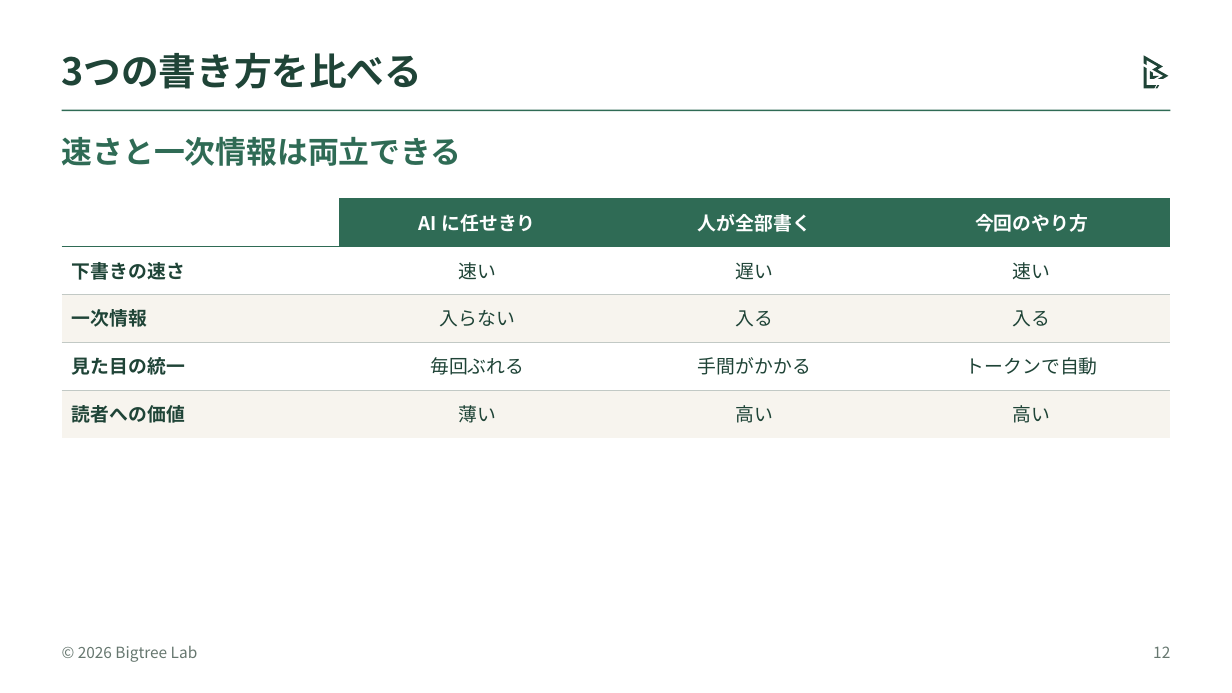
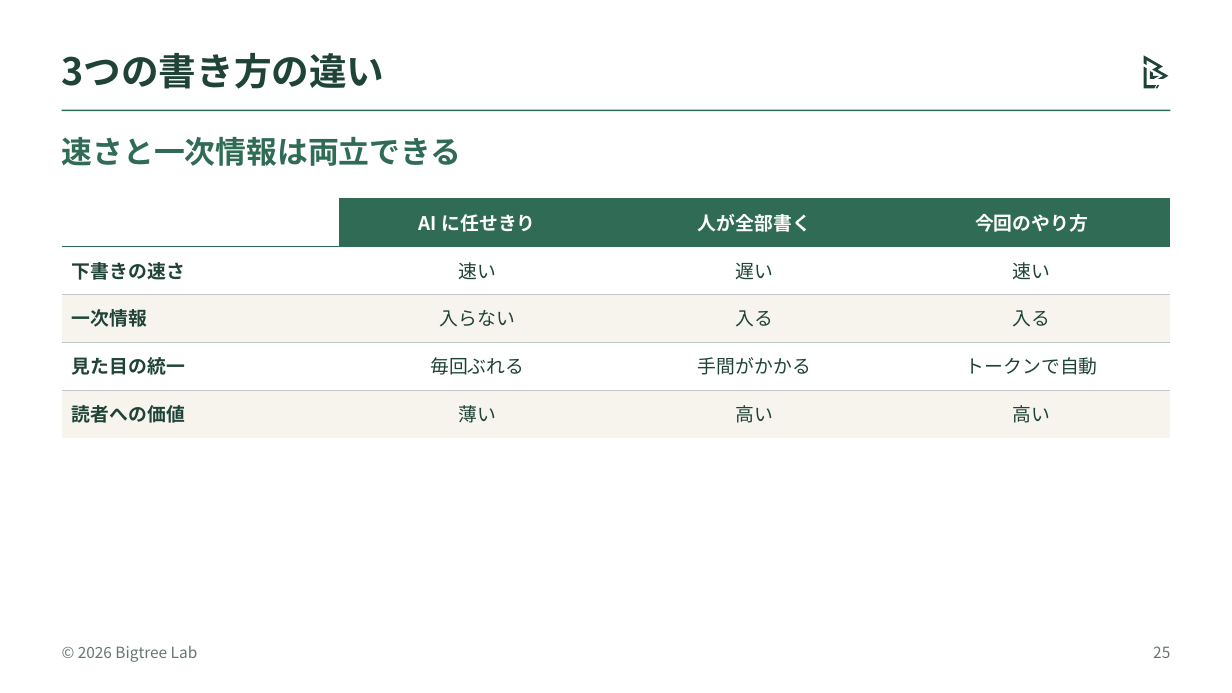
Before and after one commit to bigtree1984/office_3_apps_with_claude, a slide deck: slide 25 of bigtree/samples/bigtree_lab_tables.pptx (slide 12 before the commit). Drawn at 1232x693 pixels with LibreOffice and Linux fonts; fonts in the diff are those of the drawing. Boxes give left, top, right and bottom in pixels: in the first picture for what was removed or moved away, otherwise in the second. Text is boxed around its words. In the diff, an @@ line names an element or a change of style, - is before the commit and + after.

```diff
--- a/bigtree/samples/bigtree_lab_tables.pptx
+++ b/bigtree/samples/bigtree_lab_tables.pptx
@@ title at box(62, 53, 385, 89): text changed @@
-3つの書き方を比べる
+3つの書き方の違い
@@ page number at box(1153, 646, 1170, 658): text changed @@
-12
+25
```
Also in this commit, not shown: 3 other slides changed, 14 slides added, 13 other files.
